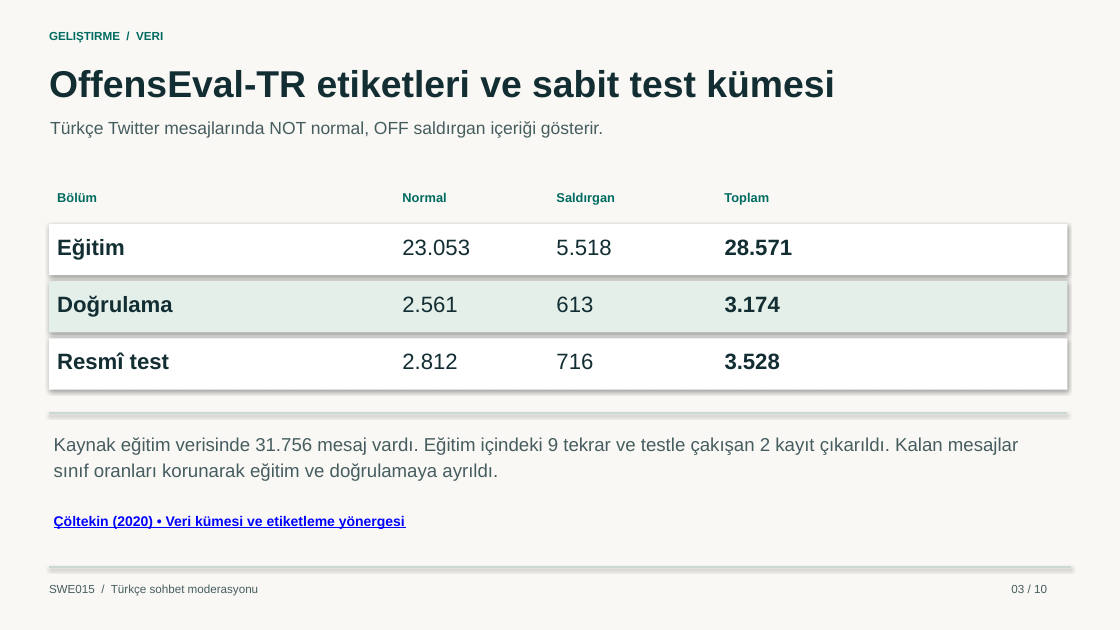
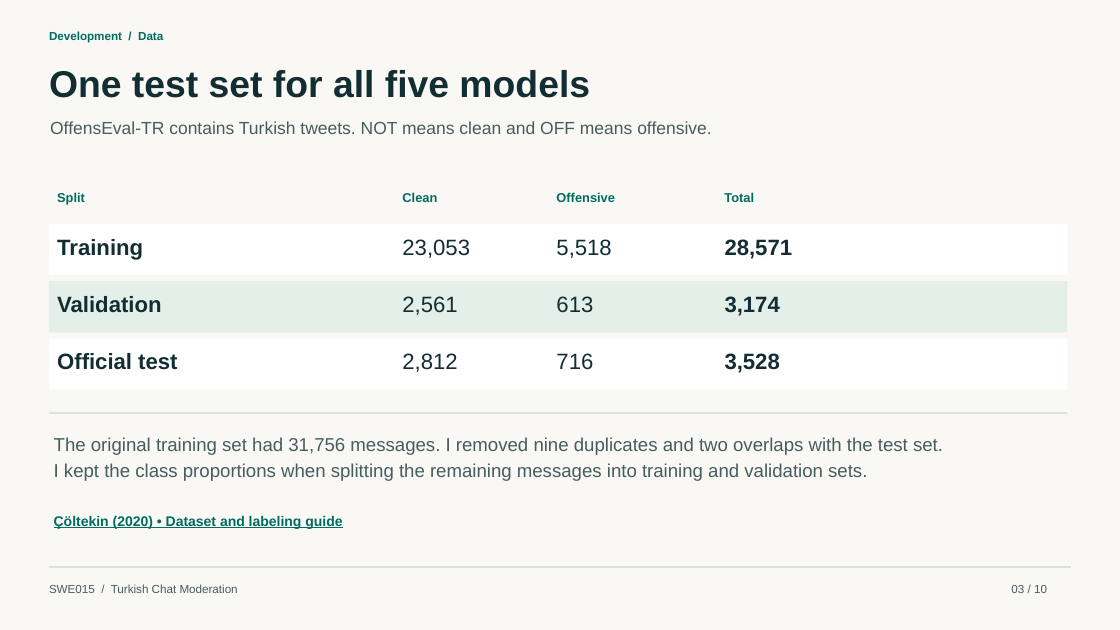
Before and after one commit to MuhammedSaidTosun/swe015-turkce-moderasyon, a slide deck: slide 3 of docs/SWE015_Turkce_Moderasyon_Sunum.pptx. Drawn at 1120x630 pixels with LibreOffice and Linux fonts; fonts in the diff are those of the drawing. Boxes give left, top, right and bottom in pixels: in the first picture for what was removed or moved away, otherwise in the second. Text is boxed around its words. In the diff, an @@ line names an element or a change of style, - is before the commit and + after.

Commit message:
Translate the moderation app and slides into English and add speaking scripts

```diff
--- a/docs/SWE015_Turkce_Moderasyon_Sunum.pptx
+++ b/docs/SWE015_Turkce_Moderasyon_Sunum.pptx
@@ text at box(49, 31, 163, 43): text changed @@
-GELIŞTIRME / VERI
+Development / Data
@@ text at box(49, 70, 590, 98): text changed @@
-OffensEval-TR etiketleri ve sabit test kümesi
+One test set for all five models
@@ text at box(50, 121, 712, 134): text changed @@
-Türkçe Twitter mesajlarında NOT normal, OFF saldırgan içeriği gösterir.
+OffensEval-TR contains Turkish tweets. NOT means clean and OFF means offensive.
@@ text at box(57, 192, 85, 205): text changed @@
-Bölüm
+Split
@@ text at box(402, 192, 437, 202): text changed @@
-Normal
+Clean
@@ text at box(556, 192, 615, 202): text changed @@
-Saldırgan
+Offensive
@@ text at box(724, 192, 754, 202): text changed @@
-Toplam
+Total
@@ text at box(57, 239, 143, 260): text changed @@
-Eğitim
+Training
@@ text at box(402, 239, 470, 258): text changed @@
-23.053
+23,053
@@ text at box(556, 239, 611, 258): text changed @@
-5.518
+5,518
@@ text at box(725, 239, 793, 259): text changed @@
-28.571
+28,571
@@ text at box(57, 296, 161, 313): text changed @@
-Doğrulama
+Validation
@@ text at box(402, 296, 457, 315): text changed @@
-2.561
+2,561
@@ text at box(725, 296, 780, 316): text changed @@
-3.174
+3,174
@@ shadow off in 4 elements at box(0, 0, 1120, 630), box(49, 224, 1067, 276), box(49, 281, 1067, 333), box(49, 339, 1067, 390) @@
@@ text at box(57, 353, 177, 370): text changed @@
-Resmî test
+Official test
@@ text at box(402, 353, 457, 372): text changed @@
-2.812
+2,812
@@ text at box(725, 353, 780, 373): text changed @@
-3.528
+3,528
@@ text at box(54, 437, 943, 455): text changed @@
-Kaynak eğitim verisinde 31.756 mesaj vardı. Eğitim içindeki 9 tekrar ve testle çakışan 2 kayıt çıkarıldı. Kalan mesajlar
+The original training set had 31,756 messages. I removed nine duplicates and two overlaps with the test set.
@@ text at box(54, 463, 867, 481): text changed @@
-sınıf oranları korunarak eğitim ve doğrulamaya ayrıldı.
+I kept the class proportions when splitting the remaining messages into training and validation sets.
@@ text at box(54, 516, 342, 529): text changed; text colour #0000FF to #006B61 @@
-Çöltekin (2020) • Veri kümesi ve etiketleme yönergesi
+Çöltekin (2020) • Dataset and labeling guide
@@ text at box(49, 584, 238, 593): text changed @@
-SWE015 / Türkçe sohbet moderasyonu
+SWE015 / Turkish Chat Moderation
```
Also in this commit, not shown: 8 other slides changed, 1 slide added, 1 slide removed, 5 other files.
